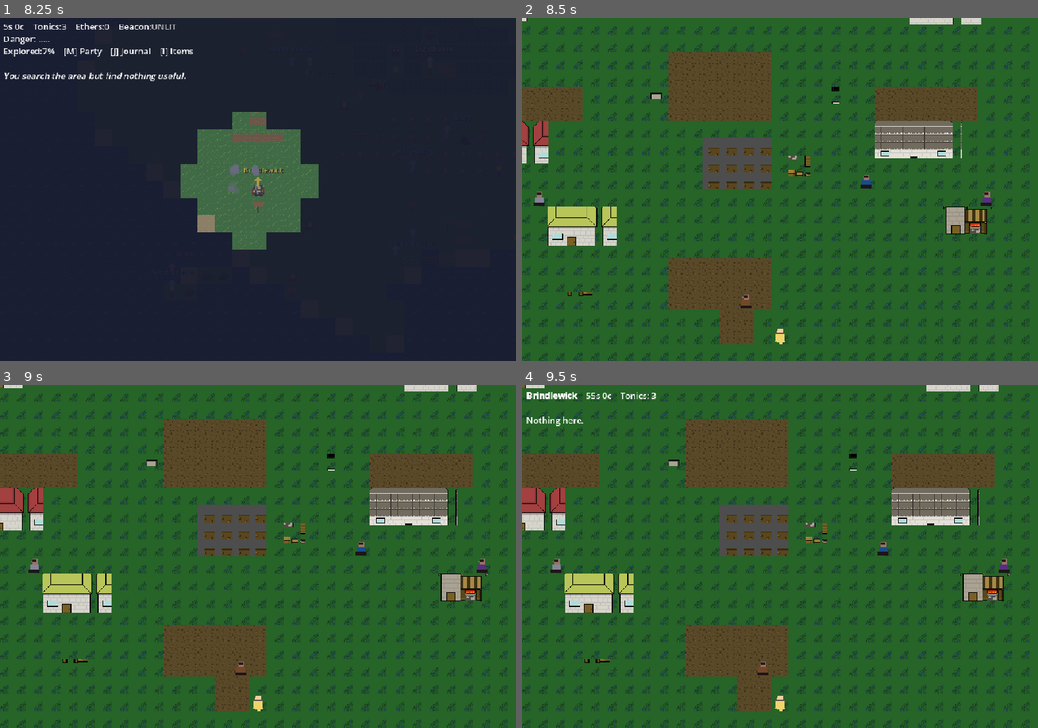
Above: before the commit, frames 1-4 (two rows, left to right).
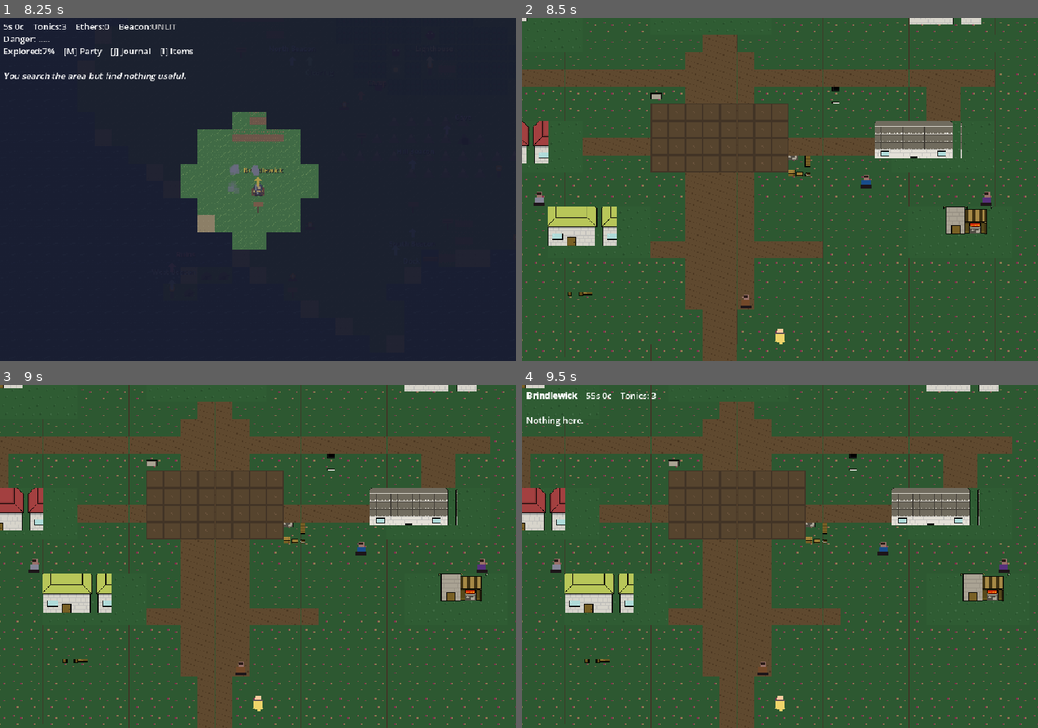
Above: after the commit, the same moments.

Repository: wink-/lanternhouse
Game: Godot game, scene res://scenes/title/title.tscn
Two runs of this game, one before a commit and one after it. Both use one fixed random seed, a clock stepped at 60 frames per second and the inputs below.
Inputs:
- Up to frame 1 (8.25 s): tap Enter at 0.5, 2, 2.1, 3.5 s; hold D (move_right) 0.53-1.28 s; tap E (interact) at 0.6 s; tap Space at 0.77, 1.25, 1.52, 2.75, 3.02, 3.77, 4.25, 4.52, 6.02, 6.77, 7.52 s; hold S (move_down) 1.28-2.03 s; tap 1 at 1.35 s; hold D (move_right) 2.03-2.78 s; hold W (move_up) 2.78-3.53 s; tap 2 at 2.85 s; hold A (move_left) 3.53-5.03 s; tap 3 at 3.6 s; tap Escape at 4.15 s; tap 4 at 4.35 s; hold S (move_down) 5.03-5.78 s; tap 5 at 5.1 s; hold D (move_right) 5.78-6.53 s; tap Tab at 5.85 s; hold W (move_up) 6.53-7.28 s; tap M at 6.6 s; hold D (move_right) 7.28-8.03 s; tap I at 7.35 s; hold S (move_down) from 8.03 s (still down); tap C at 8.1 s
- Up to frame 2 (8.5 s): keep holding S (move_down)
- Up to frame 3 (9 s): release S (move_down) at 8.78 s; hold A (move_left) from 8.78 s (still down); tap J at 8.85 s
- Up to frame 4 (9.5 s): keep holding A (move_left); tap Space at 9.02 s

Frame 1 is identical in both runs. In frame 2, 22% of the frame differs, in the area x 0-100%, y 0-100%; in frame 3, 22%; in frame 4, 22%.

Commit message:
Improve town ground readability

Diff:
--- a/scripts/town.gd
+++ b/scripts/town.gd
@@ -24,14 +24,16 @@
 const CharDB := preload("res://scripts/data/classes.gd")
 const TILE_SIZE := 16
 const TOWN_ATLAS_PATH := "res://assets/sprites/tiles/lanternhouse_town.png"
+const TOWN_GROUND_PATH := "res://assets/sprites/tiles/lanternhouse_town_readable.png"
 const QUIET_TILES_PATH := "res://assets/sprites/vendor/quiet_village/Tiles.png"
 const QUIET_BUILDINGS_PATH := "res://assets/sprites/vendor/quiet_village/Buildings.png"
 const QUIET_PROPS_PATH := "res://assets/sprites/vendor/quiet_village/Props.png"
-const QUIET_TILE_RECTS := {
-	".": Rect2i(Vector2i(0, 162), Vector2i(TILE_SIZE, TILE_SIZE)),
-	"=": Rect2i(Vector2i(6, 8), Vector2i(TILE_SIZE, TILE_SIZE)),
-	"@": Rect2i(Vector2i(272, 0), Vector2i(TILE_SIZE, TILE_SIZE)),
-	"H": Rect2i(Vector2i(0, 162), Vector2i(TILE_SIZE, TILE_SIZE)),
+const GROUND_TILE_RECTS := {
+	".": Rect2i(Vector2i(0, 0), Vector2i(TILE_SIZE, TILE_SIZE)),
+	"=": Rect2i(Vector2i(16, 0), Vector2i(TILE_SIZE, TILE_SIZE)),
+	"@": Rect2i(Vector2i(32, 0), Vector2i(TILE_SIZE, TILE_SIZE)),
+	",": Rect2i(Vector2i(48, 0), Vector2i(TILE_SIZE, TILE_SIZE)),
+	"H": Rect2i(Vector2i(0, 0), Vector2i(TILE_SIZE, TILE_SIZE)),
 }
 const TILE_RECTS := {
 	"#": Rect2i(Vector2i(0, 0), Vector2i(TILE_SIZE, TILE_SIZE)),
@@ -57,30 +59,30 @@
 const PLAYER_RECT := Rect2i(Vector2i(0, 48), Vector2i(TILE_SIZE, TILE_SIZE))
 
 const MAP := [
-	"........................................",
-	"........................................",
-	"...HHHHHH.......HHHHHHH......HHHHHHH....",
-	"...HHHHHH.......HHHHHHH......HHHHHHH....",
-	"...HHHHHH.......HHHHHHH......HHHHHHH....",
-	"...HHHHHH...............................",
-	"..............======....................",
-	"..............======....................",
-	"...======.....======......======........",
-	"...======.....======......======........",
-	"...HHHHHH..................HHHHHH.......",
-	"...HHHHHH.......@@@@......HHHHHH........",
-	"...HHHHHH.......@@@@......HHHHHH........",
-	"................@@@@....................",
-	"........................................",
-	".......HHHHHH.................HHHHHH....",
-	".......HHHHHH.................HHHHHH....",
-	".......HHHHHH.................HHHHHH....",
-	"..............======....................",
-	"..............======....................",
-	"..............======....................",
-	".................==.....................",
-	".................==.....................",
-	"........................................",
+	",,,,,,,,,,,,,,,,,,,,,,,,,,,,,,,,,,,,,,,,",
+	",,......,,,,,.......,,,,,,,......,,,,,,,",
+	",,.HHHHHH,,,,HHHHHHH,,,,,,,HHHHHHH,,,,,",
+	",,.HHHHHH====HHHHHHH=======HHHHHHH,,,,,",
+	",,.HHHHHH,,,,HHHHHHH,,,,,,,,,,,,,,,,,,,",
+	",,.HHHHHH,,,,,,,==,,,,,,,,,,,,,,,,,,,,,",
+	",,,,,,,,,,,,,,,====,,,,,,,,,,,,,,,,,,,,",
+	",,,==============================,,,,,,",
+	",,,==,,,,,,,,,,====,,,,,,,,,,==,,,,,,,,",
+	",,,==,,,,,,,,@@@@@@@@,,,,,,,,==,,,,,,,,",
+	",,,HHHHHH,,,,@@@@@@@@,,,,,,HHHHHH,,,,,,",
+	",,,HHHHHH====@@@@@@@@======HHHHHH,,,,,,",
+	",,,HHHHHH,,,,@@@@@@@@,,,,,,HHHHHH,,,,,,",
+	",,,,,,,,,,,,,,,====,,,,,,,,,,,,,,,,,,,,",
+	",,,,,,,,,,,,,,,====,,,,,,,,,,,,,,,,,,,,",
+	",,,,,,,HHHHHH,,====,,,,,,,,,HHHHHH,,,,,",
+	",,,,,,,HHHHHH,,====,,,,,,,,,HHHHHH,,,,,",
+	",,,,,,,HHHHHH==========,,,,,HHHHHH,,,,,",
+	",,,,,,,,,,,,,,,====,,,,,,,,,,,,,,,,,,,,",
+	",,,,,,,,,,,,,,,====,,,,,,,,,,,,,,,,,,,,",
+	",,,,,,,,,,,,,,,====,,,,,,,,,,,,,,,,,,,,",
+	",,,,,,,,,,,,,,,,==,,,,,,,,,,,,,,,,,,,,,",
+	",,,,,,,,,,,,,,,,==,,,,,,,,,,,,,,,,,,,,,",
+	",,,,,,,,,,,,,,,,==,,,,,,,,,,,,,,,,,,,,,",
 ]
 
 const COLORS := {
@@ -105,7 +107,7 @@
 var _wander_timer: float = 0.0
 var _npc_wander_pos: Dictionary = {}
 var _town_atlas: Texture2D
-var _quiet_tiles: Texture2D
+var _town_ground: Texture2D
 var _quiet_buildings: Texture2D
 var _quiet_props: Texture2D
 const WANDER_INTERVAL := 2.5
@@ -153,7 +155,7 @@
 	_town_atlas = ImageTexture.create_from_image(image)
 
 func _load_quiet_village_assets() -> void:
-	_quiet_tiles = _load_png_texture(QUIET_TILES_PATH)
+	_town_ground = _load_png_texture(TOWN_GROUND_PATH)
 	_quiet_buildings = _load_png_texture(QUIET_BUILDINGS_PATH)
 	_quiet_props = _load_png_texture(QUIET_PROPS_PATH)
 
@@ -171,11 +173,11 @@
 	for y in range(MAP.size()):
 		for x in range(MAP[y].length()):
 			var tile: String = MAP[y].substr(x, 1)
-			if _quiet_tiles and QUIET_TILE_RECTS.has(tile):
+			if _town_ground and GROUND_TILE_RECTS.has(tile):
 				var sprite := Sprite2D.new()
-				sprite.texture = _quiet_tiles
+				sprite.texture = _town_ground
 				sprite.region_enabled = true
-				sprite.region_rect = QUIET_TILE_RECTS.get(tile, QUIET_TILE_RECTS["."])
+				sprite.region_rect = GROUND_TILE_RECTS.get(tile, GROUND_TILE_RECTS["."])
 				sprite.centered = false
 				sprite.position = Vector2(x * TILE_SIZE, y * TILE_SIZE)
 				map_layer.add_child(sprite)
Binary file added: assets/sprites/tiles/lanternhouse_town_readable.png
Not shown, changed: docs/LEARNING_LOG.md
